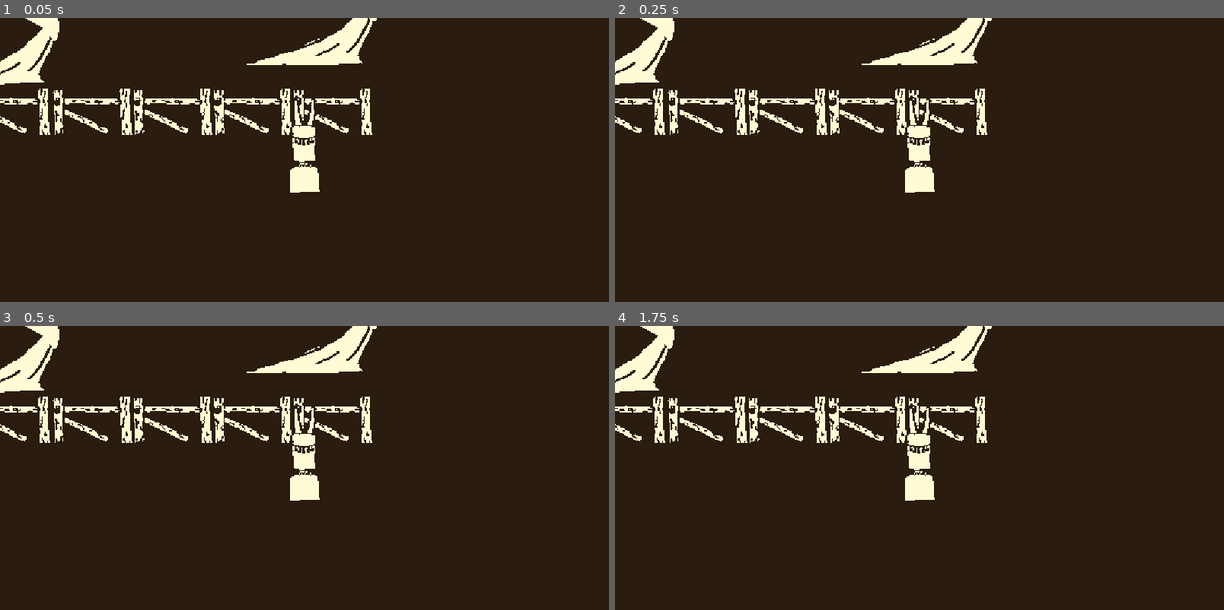
Above: before the commit, frames 1-4 (two rows, left to right).
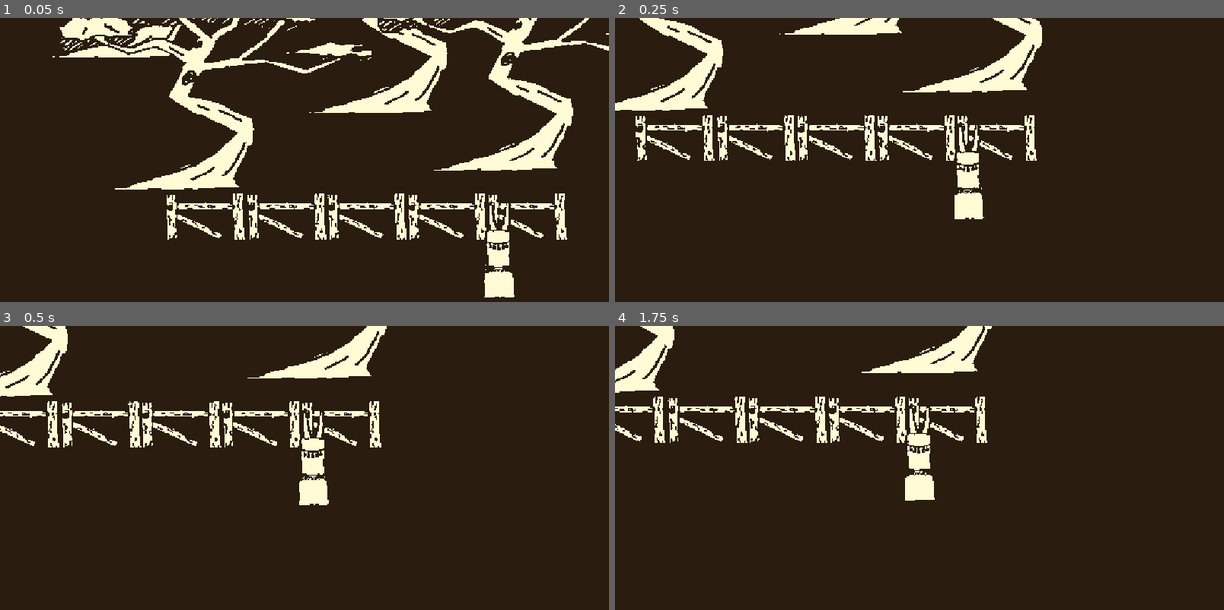
Above: after the commit, the same moments.

Repository: Szilhati-Daniel/HunJam2026-game
Game: Godot game, scene res://scenes/level1.tscn
Same seed, same stepped clock (60 frames per second), same inputs: the game is played once before the commit and once after it. This scene is started directly instead of the project's main scene.
Inputs:
- Up to frame 1 (0.05 s): no input
- Up to frame 2 (0.25 s): no input
- Up to frame 3 (0.5 s): no input
- Up to frame 4 (1.75 s): tap Enter (ui_accept) at 0.5, 0.77, 1.52 s; hold Space 0.53-1.28 s; hold Up (ui_up) from 0.53 s (still down); tap Space at 1.35 s

The runs differ from the first frame. In frame 1, 19% of the frame differs, in the area x 0-100%, y 0-99%; in frame 2, 13%; in frame 3, 6.6%; in frame 4, less than 0.1%.
Error in both runs: Attempt to call function 'boink' in base 'null instance' on a null instance. (res://scripts/player_controller.gd:37)

Commit message:
Camera tweaks

Diff:
--- a/scripts/camera.gd
+++ b/scripts/camera.gd
@@ -3,11 +3,25 @@
 @export
 var player: CharacterBody3D
 @export
+var center_offset: Vector3
+@export
 var offset: Vector3
+
+@export
+var smoothing_agility: float = 6.5
+
+var current_center: Vector3
+var center_target: Vector3
 
 @onready var camera = $"Camera3D"
 
 # Called every frame. 'delta' is the elapsed time since the previous frame.
 func _process(delta: float) -> void:
-	var target = player.position
-	camera.look_at_from_position(target + offset * 4, target)
+	center_target = player.position + center_offset
+	var diff = (center_target - current_center)
+	var factor = delta * smoothing_agility
+	if factor >= 1:
+		current_center = center_target
+	else:
+		current_center += diff * factor
+	camera.look_at_from_position(current_center + offset * 4, current_center)
